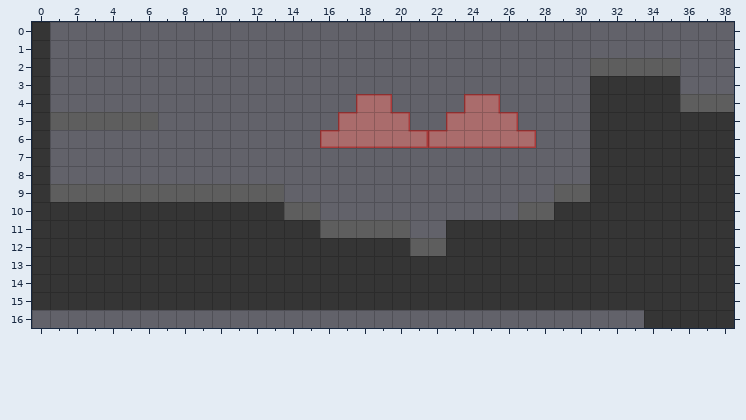
Level history. Tiled map: assets/data/lvl1.tmx. Above: the version before the commit.
Cells are 32x32 px. Shown: x 0..38, y 0..16. Tiles whose own drawing changed are shown in their newer look in all pictures.
New version:
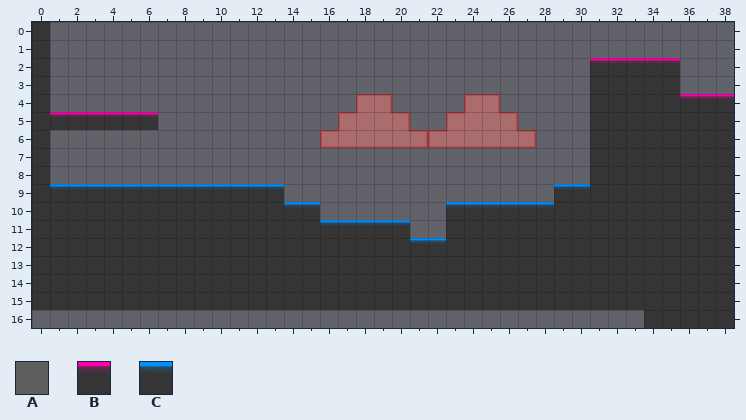
Key: from "main": A 0, B 1, C 5.
_ is an empty cell.
The edit:
{"where": "layer \"Tile Layer 1\""}
{"y":2,"x":31,"old":"AAAAA","new":"BBBBB"}
{"y":4,"x":36,"old":"AAA","new":"BBB"}
{"y":5,"x":1,"old":"AAAAAA","new":"BBBBBB"}
{"y":9,"x":1,"old":"AAAAAAAAAAAAA","new":"CCCCCCCCCCCCC"}
{"y":9,"x":29,"old":"AA","new":"CC"}
{"y":10,"x":14,"old":"AA","new":"CC"}
{"y":10,"x":23,"old":"____AA","new":"CCCCCC"}
{"y":11,"x":16,"old":"AAAAA","new":"CCCCC"}
{"y":12,"x":21,"old":"AA","new":"CC"}
